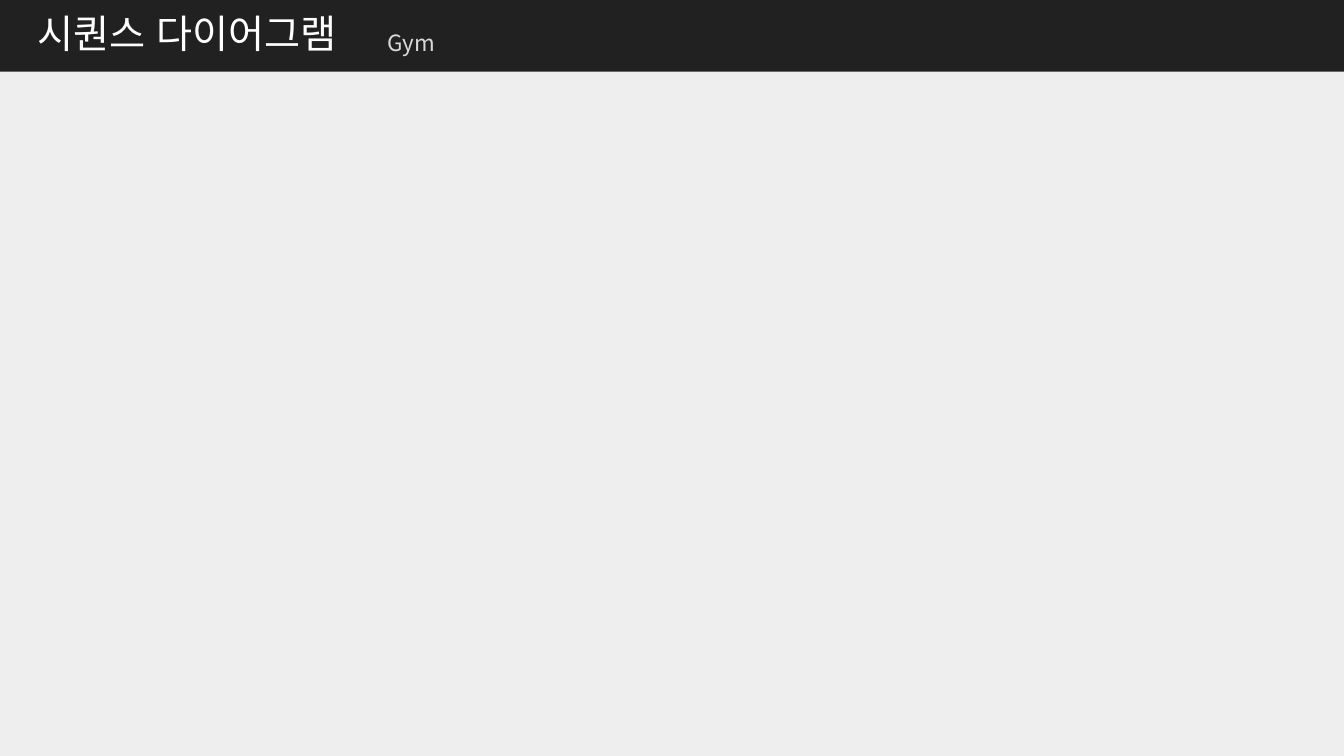
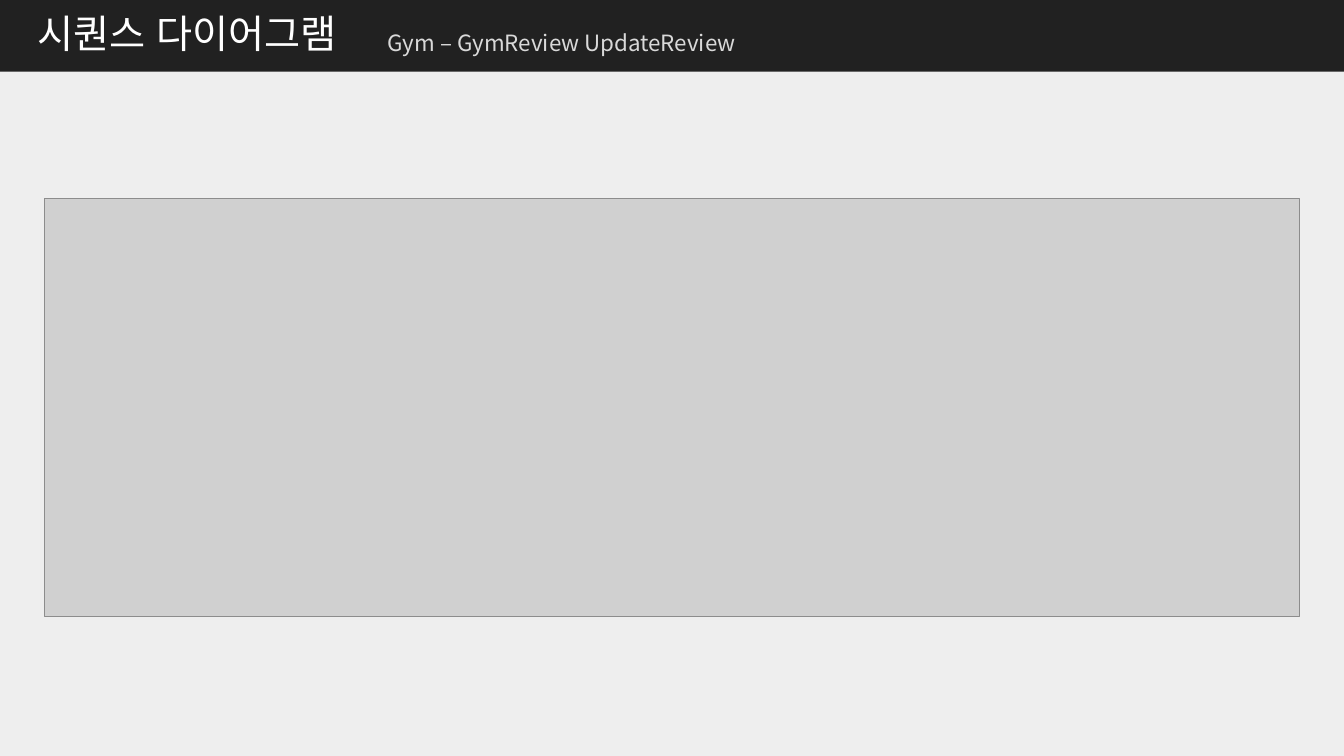
Before and after one commit to me0768/KHFinalProject, a slide deck: slide 29 of 보고서/클래스설계서_Final_Project.pptx (slide 24 before the commit). Drawn at 1344x756 pixels with LibreOffice and Linux fonts; fonts in the diff are those of the drawing; grey boxes stand for pictures. Boxes give left, top, right and bottom in pixels: in the first picture for what was removed or moved away, otherwise in the second. Text is boxed around its words. In the diff, an @@ line names an element or a change of style, - is before the commit and + after.

```diff
--- a/보고서/클래스설계서_Final_Project.pptx
+++ b/보고서/클래스설계서_Final_Project.pptx
@@ text at (388,33,735,56): text changed @@
-Gym
+Gym – GymReview UpdateReview
@@ picture added at (44,199,1300,616) @@
```
Also in this commit, not shown: 14 other slides changed, 6 slides added, 16 other files.
